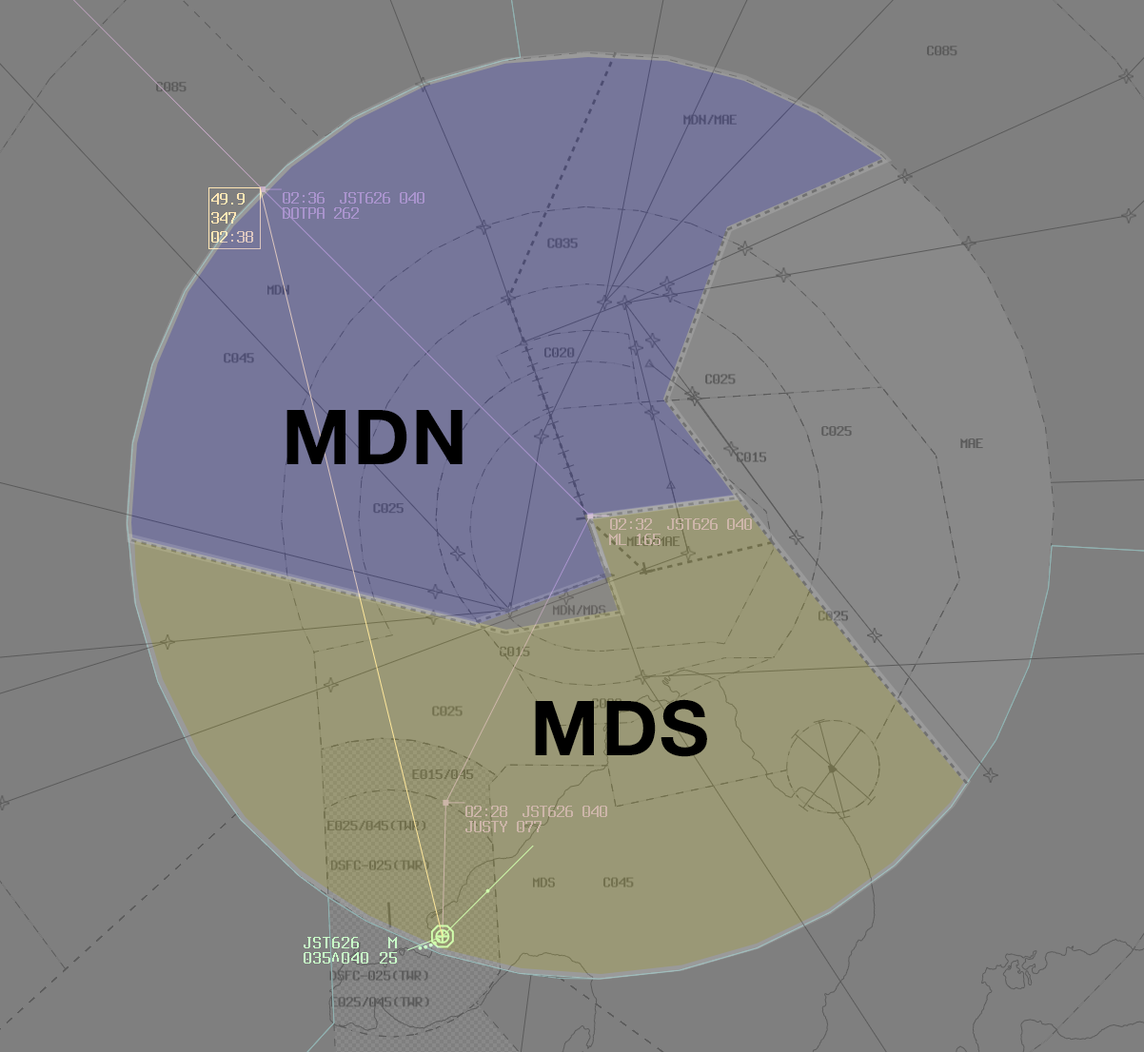
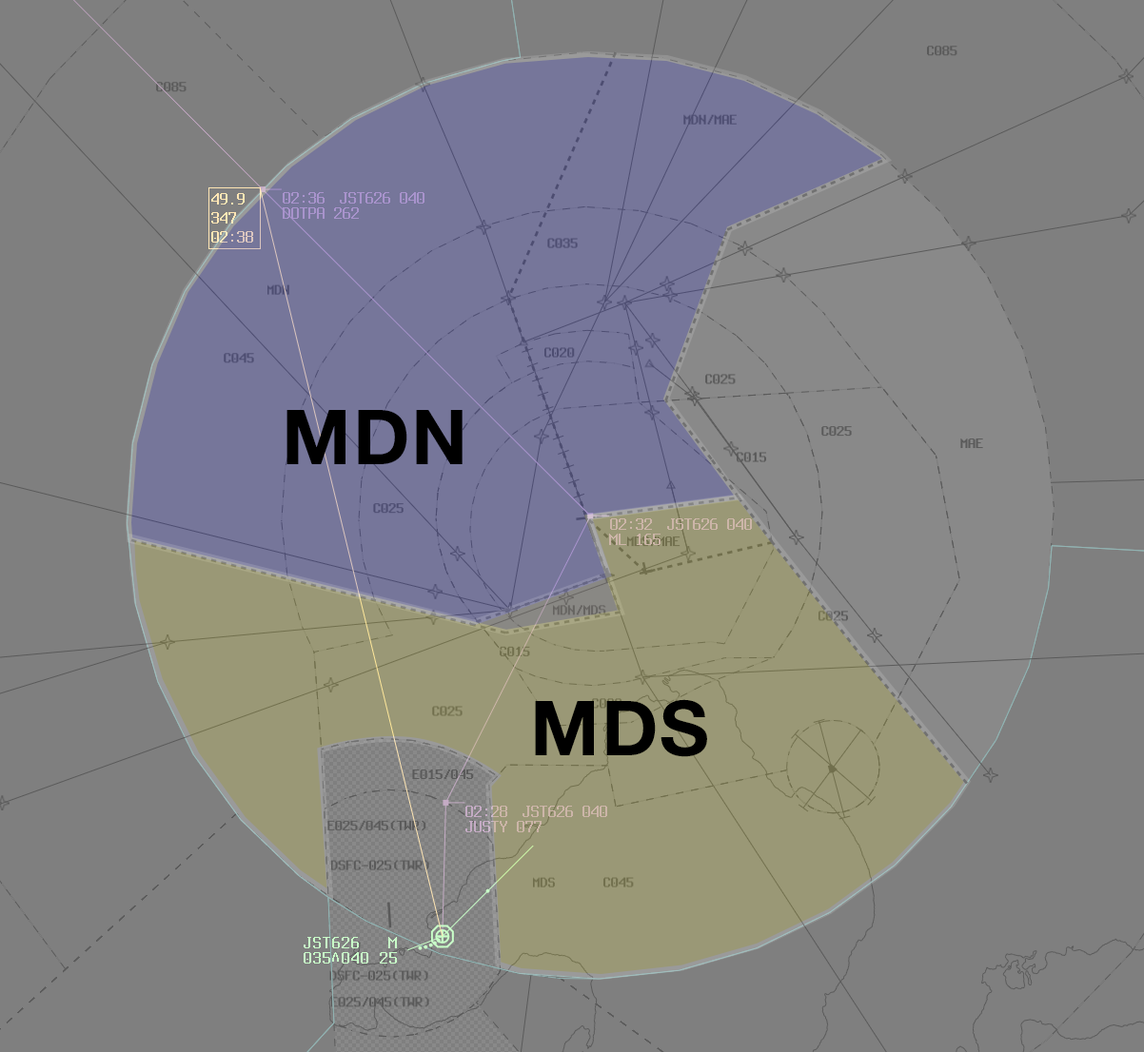
Two versions of the same layered image (1144x1052). Layer-by-layer changes:
painted on "MDS" (2nd of 2, in "Shading" › "Departures") over [316,736,521,974]
